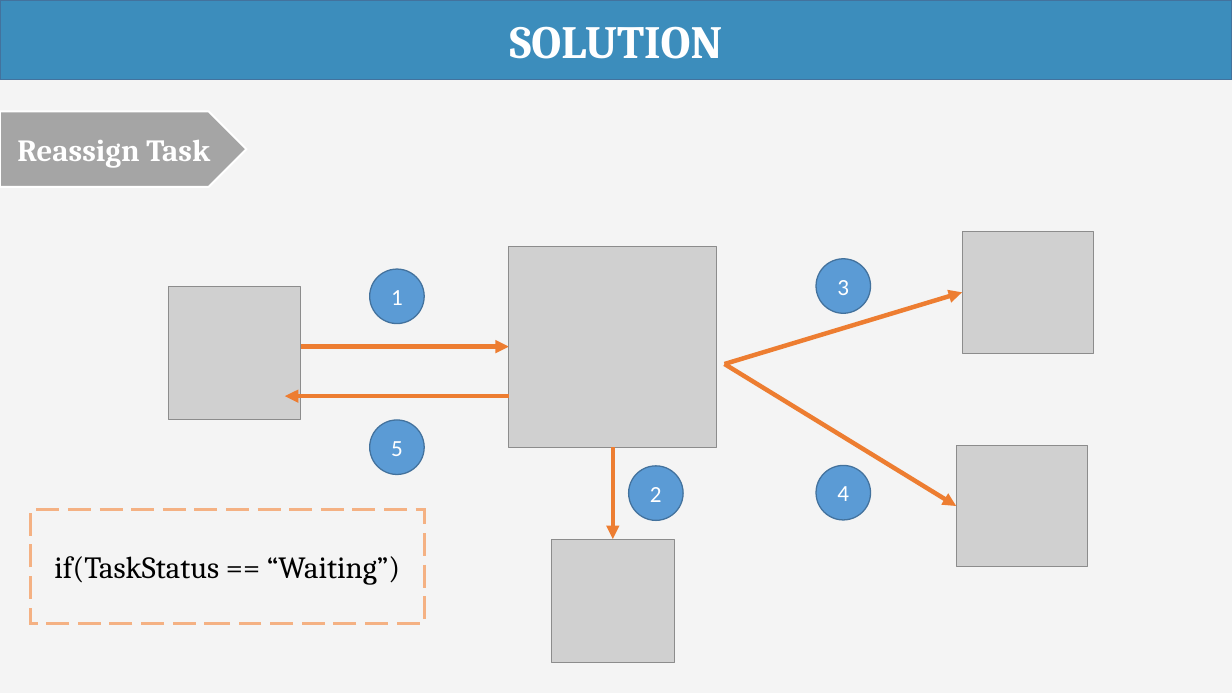
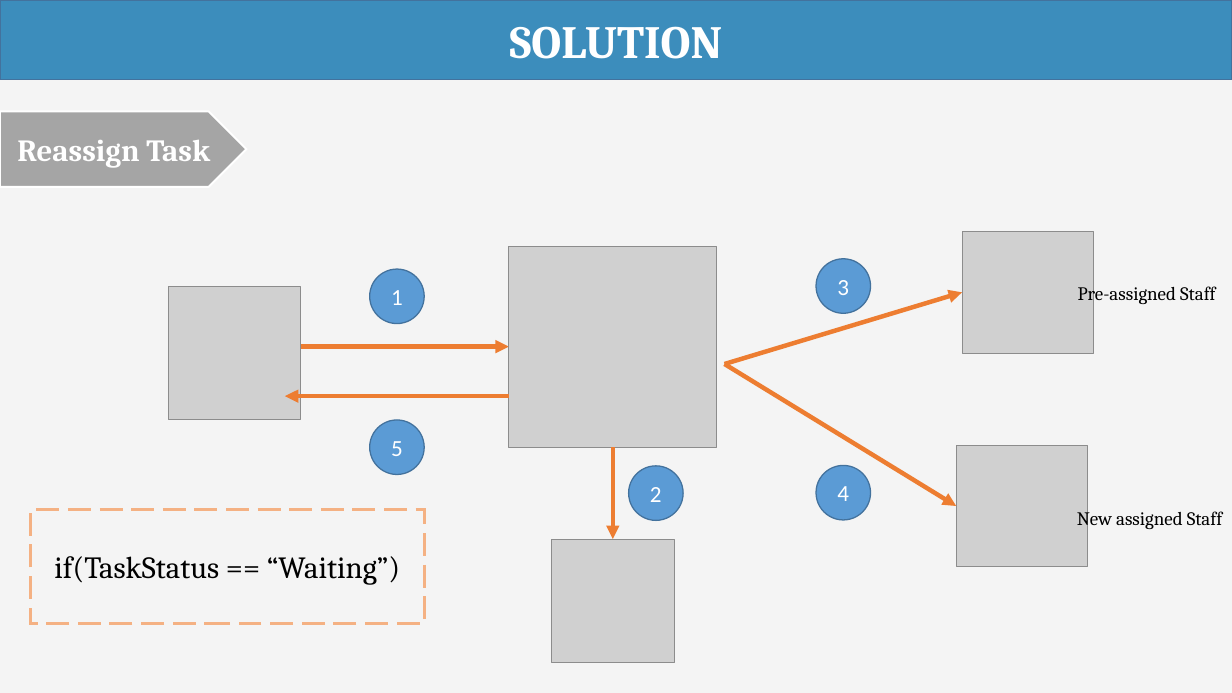
Before and after one commit to haltt051093/IMS-datacenter, a slide deck: slide 26 of Document/Presentation/IMS_20160407_Presentation.pptx. Drawn at 1232x693 pixels with LibreOffice and Linux fonts; fonts in the diff are those of the drawing; grey boxes stand for pictures. Boxes give left, top, right and bottom in pixels: in the first picture for what was removed or moved away, otherwise in the second. Text is boxed around its words. In the diff, an @@ line names an element or a change of style, - is before the commit and + after.

```diff
--- a/Document/Presentation/IMS_20160407_Presentation.pptx
+++ b/Document/Presentation/IMS_20160407_Presentation.pptx
@@ text added at box(1078, 283, 1216, 306), 14.8 pt, text #000000 @@
+Pre-assigned Staff
@@ text added at box(1077, 508, 1223, 531), 14.8 pt, text #000000 @@
+New assigned Staff
```
Also in this commit, not shown: 11 other slides changed.
